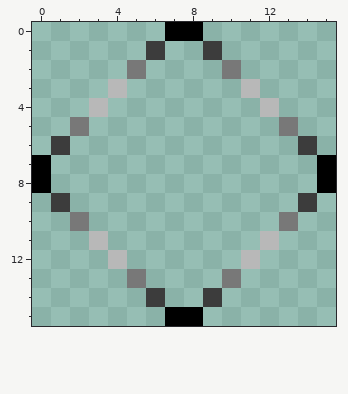
Two states of a pixel-art sprite, textures/symmetool_wall.png. The first picture shows the starting point.
The file is 16x16 pixels.
The same view after the edit:
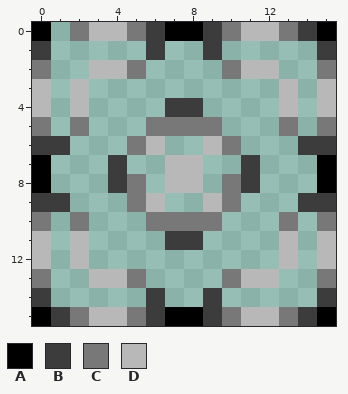
Palette (. is transparent): A #000000  B #3c3c3c  C #787878  D #b8b8b8
From the commit log: Update axis textures for better visibility and extra coolness.
From old to new:
@@ x 0..15 @@
- 0 .......AA.......
- 1 ......B..B......
- 2 .....C....C.....
- 3 ....D......D....
- 4 ...D........D...
- 5 ..C..........C..
- 6 .B............B.
- 7 A..............A
- 8 A..............A
- 9 .B............B.
-10 ..C..........C..
-11 ...D........D...
-12 ....D......D....
-13 .....C....C.....
-14 ......B..B......
-15 .......AA.......
+ 0 A.CDDCBAABCDDCBA
+ 1 B.....B..B.....B
+ 2 C..DDC....CDD..C
+ 3 D.D..........D.D
+ 4 D.D....BB....D.D
+ 5 C.C...CCCC...C.C
+ 6 BB...CD..DC...BB
+ 7 A...B..DD..B...A
+ 8 A...BC.DD.CB...A
+ 9 BB...CD..DC...BB
+10 C.C...CCCC...C.C
+11 D.D....BB....D.D
+12 D.D..........D.D
+13 C..DDC....CDD..C
+14 B.....B..B.....B
+15 ABCDDCBAABCDDCBA
Boxes around the changes in both pictures, in picture pixels (x1, y1, x2, y2):
changed: (32, 22, 336, 326)
